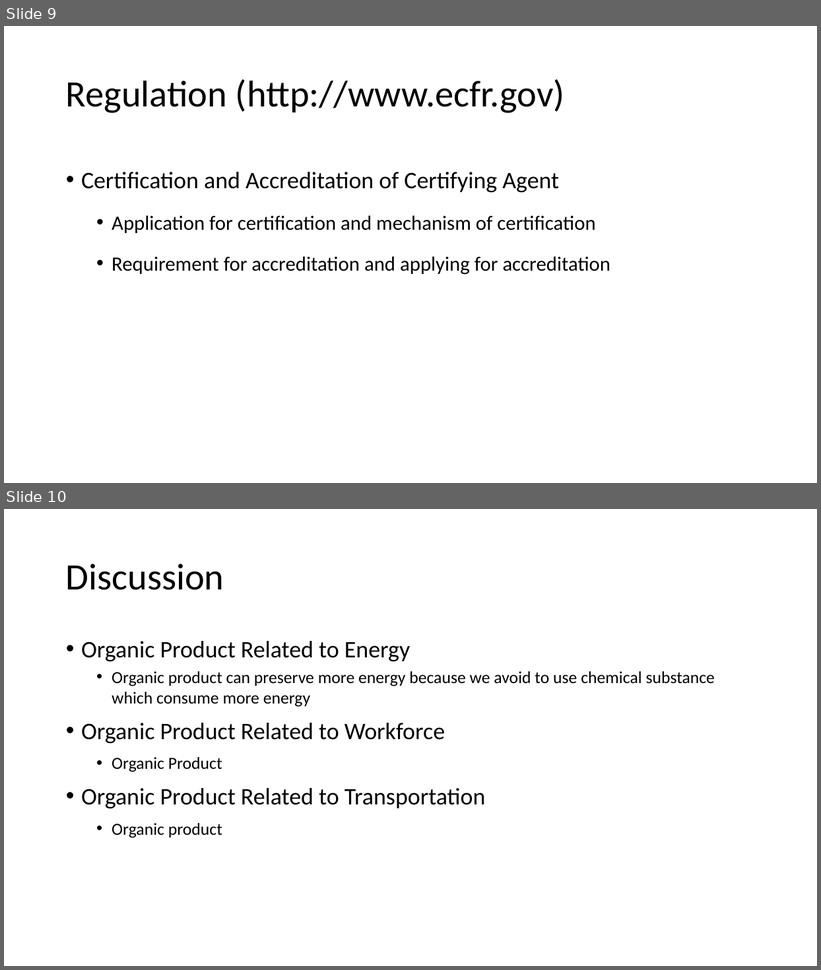
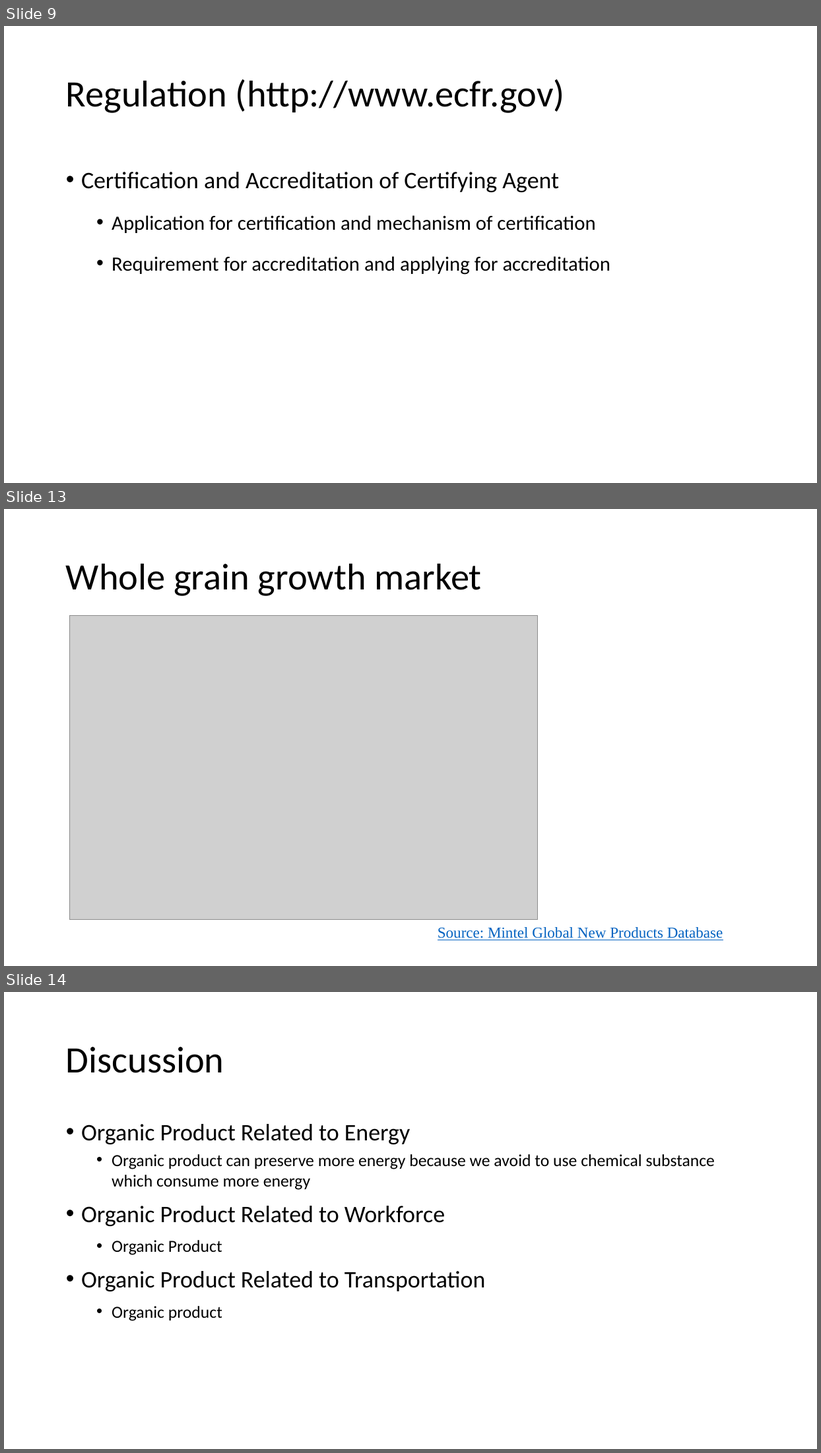
Before and after one commit to kurniawanbobby/seventh-floor, a slide deck: report/progress_definition_regulation.pptx. Shown one above the other, each under a label of ours: slides 9 and 10 before the commit, slides 9, 13 and 14 after it; the slides between them are not shown. The pictures are 821x970 and 821x1453 pixels, drawn with LibreOffice and Linux fonts; fonts in the diff are those of the drawing; grey boxes stand for pictures. Boxes give left, top, right and bottom in pixels: in the first picture for what was removed or moved away, otherwise in the second. Text is boxed around its words. In the diff, an @@ line names an element or a change of style, - is before the commit and + after.

```diff
--- a/report/progress_definition_regulation.pptx
+++ b/report/progress_definition_regulation.pptx
@@ slide 13 added at box(4, 509, 817, 966), background #FFFFFF @@
@@ title added at box(66, 563, 481, 596), 44 pt, text #000000 @@
+Whole grain growth market
@@ picture added at box(69, 616, 537, 921) @@
@@ text added at box(438, 927, 723, 941), 18 pt, text #0563C1, underline @@
+Source: Mintel Global New Products Database
@@ what was slide 10 is now slide 14 @@
```
Also in this commit, not shown: 3 other slides added, 6 other files.
